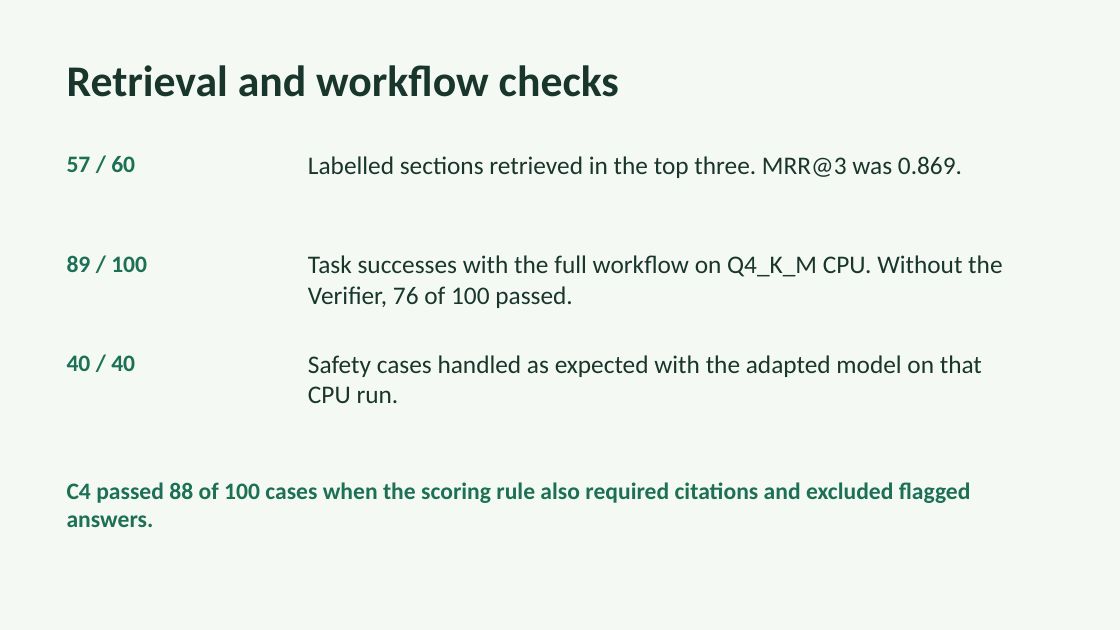
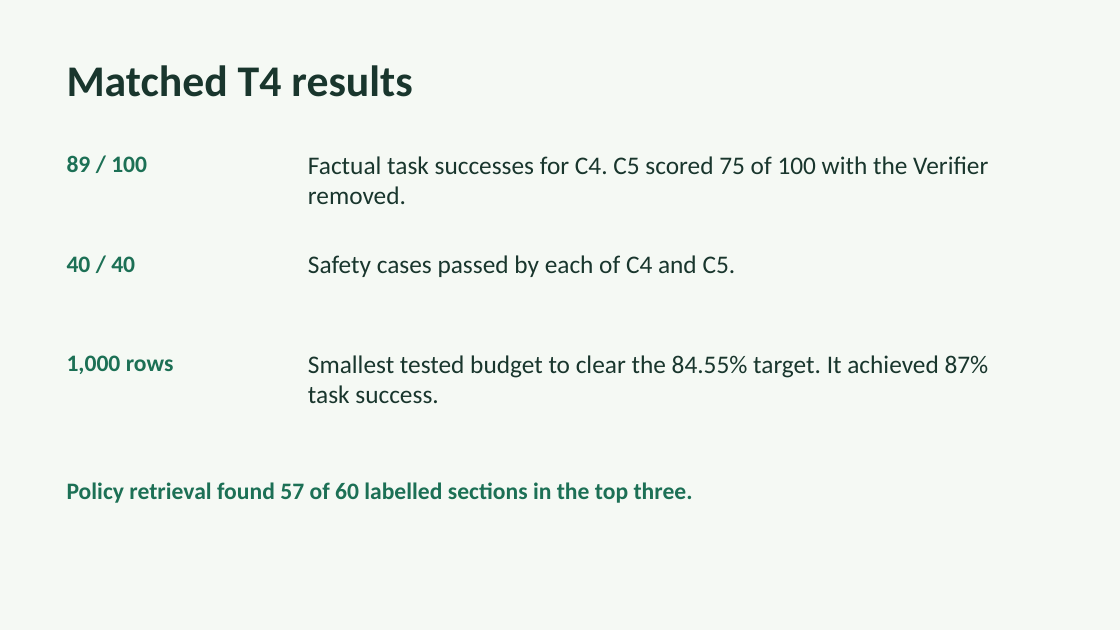
Before and after one commit to AryanMedigeri08/qwen-finetuning, a slide deck: slide 5 of reports/SahayakLLM-demo.pptx. Drawn at 1120x630 pixels with LibreOffice and Linux fonts; fonts in the diff are those of the drawing. Boxes give left, top, right and bottom in pixels: in the first picture for what was removed or moved away, otherwise in the second. Text is boxed around its words. In the diff, an @@ line names an element or a change of style, - is before the commit and + after.

```diff
--- a/reports/SahayakLLM-demo.pptx
+++ b/reports/SahayakLLM-demo.pptx
@@ text at [67, 65, 412, 97]: text changed @@
-Retrieval and workflow checks
+Matched T4 results
@@ text at [67, 155, 147, 172]: text changed @@
-57 / 60
+89 / 100
@@ text at [308, 156, 988, 204]: text changed @@
-Labelled sections retrieved in the top three. MRR@3 was 0.869.
+Factual task successes for C4. C5 scored 75 of 100 with the Verifier removed.
@@ text at [67, 256, 135, 272]: text changed @@
-89 / 100
+40 / 40
@@ text at [308, 255, 736, 277]: text changed @@
-Task successes with the full workflow on Q4_K_M CPU. Without the Verifier, 76 of 100 passed.
+Safety cases passed by each of C4 and C5.
@@ text at [67, 355, 174, 374]: text changed @@
-40 / 40
+1,000 rows
@@ text at [308, 355, 989, 403]: text changed @@
-Safety cases handled as expected with the adapted model on that CPU run.
+Smallest tested budget to clear the 84.55% target. It achieved 87% task success.
@@ text at [67, 482, 693, 503]: text changed @@
-C4 passed 88 of 100 cases when the scoring rule also required citations and excluded flagged answers.
+Policy retrieval found 57 of 60 labelled sections in the top three.
```
Also in this commit, not shown: 1 slide added, 1 slide removed, 6 other files.
